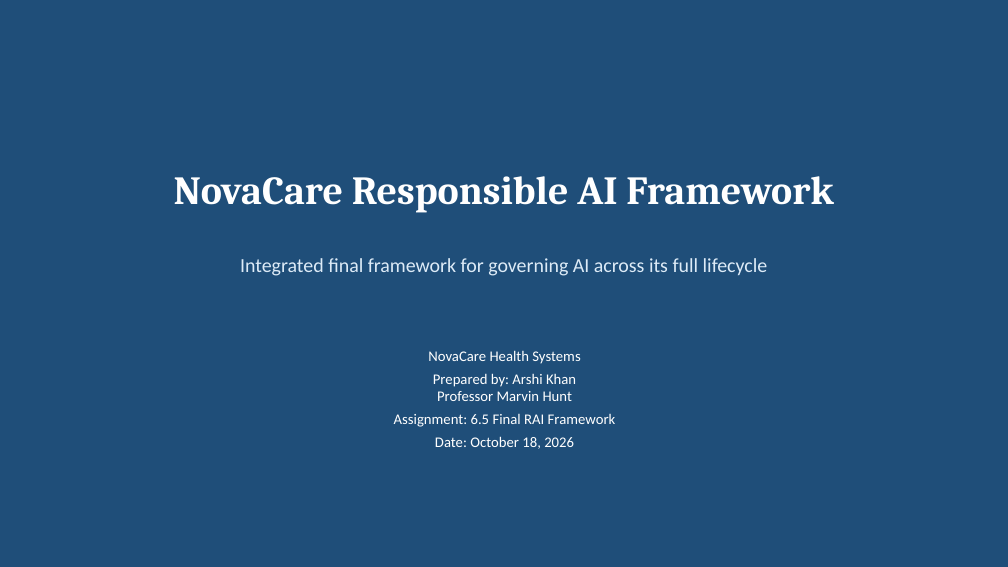
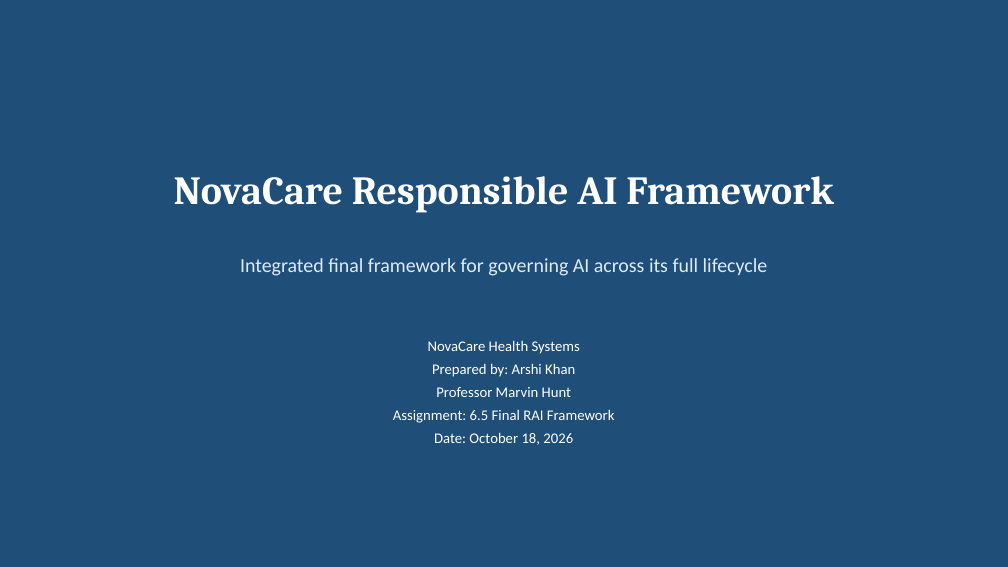
Before and after one commit to arshi-khan1203/arshi-khan1203.github.io, a slide deck: slide 1 of decks/6.5_Final_RAI_Framework.pptx. Drawn at 1008x567 pixels with LibreOffice and Linux fonts; fonts in the diff are those of the drawing. Boxes give left, top, right and bottom in pixels: in the first picture for what was removed or moved away, otherwise in the second. Text is boxed around its words. In the diff, an @@ line names an element or a change of style, - is before the commit and + after.

```diff
--- a/decks/6.5_Final_RAI_Framework.pptx
+++ b/decks/6.5_Final_RAI_Framework.pptx
@@ text at (x1=436, y1=387, x2=571, y2=397): line spacing 1 to 1.3 @@
```
Also in this commit, not shown: 18 other slides changed, 1 other file.
